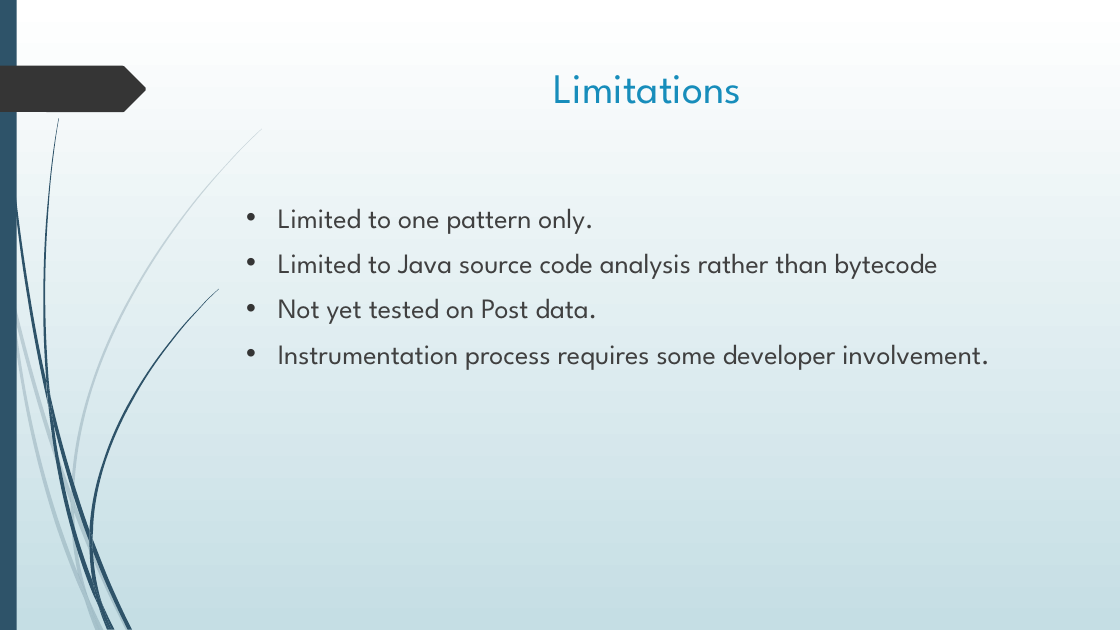
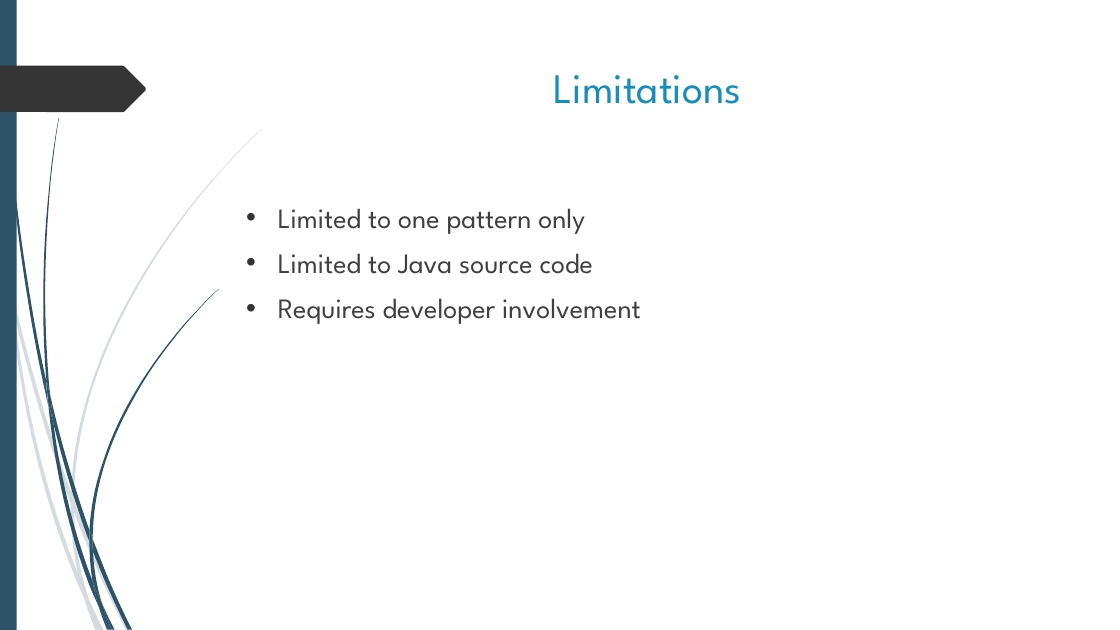
Before and after one commit to shahamish150294/PrefetchProcrastinatorAndroid, a slide deck: slide 14 of Prefetch Procrastinator Final Presentation.pptx (slide 20 before the commit). Drawn at 1120x630 pixels with LibreOffice and Linux fonts; fonts in the diff are those of the drawing. Boxes give left, top, right and bottom in pixels: in the first picture for what was removed or moved away, otherwise in the second. Text is boxed around its words. In the diff, an @@ line names an element or a change of style, - is before the commit and + after.

```diff
--- a/Prefetch Procrastinator Final Presentation.pptx
+++ b/Prefetch Procrastinator Final Presentation.pptx
@@ background gradient #FFFFFF to #C5DEE5 to #FFFFFF @@
@@ text at (278, 208, 641, 324): text changed @@
-• Limited to one pattern only.
-• Limited to Java source code analysis rather than bytecode
-• Not yet tested on Post data.
-• Instrumentation process requires some developer involvement.
+• Limited to one pattern only
+• Limited to Java source code
+• Requires developer involvement
```
Also in this commit, not shown: 14 other slides changed, 6 slides removed.
